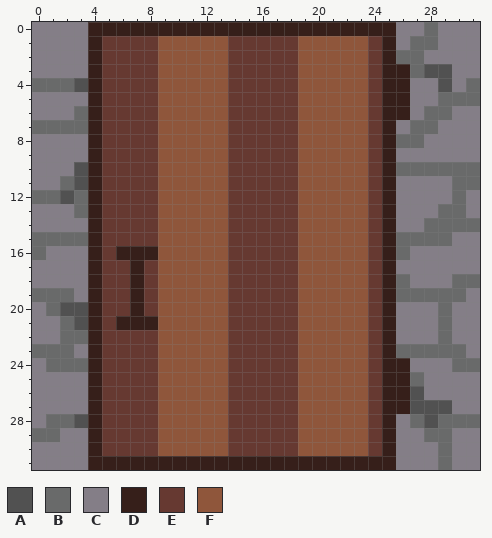
Two versions of one pixel-art sprite, src/assets/door_closed_background.png. Above, as it was before the edit.
The file is 32x32 pixels.
Palette (. is transparent): A #515151  B #696a6a  C #847e87  D #361f1a  E #663931  F #8f563b
Pixels before, first column x 0:
 0 CCCCDDDDDDDDDDDDDDDDDDDDDDCCBCCC
 1 CCCCDEEEEFFFFFEEEEEFFFFFEDCBBCCC
 2 CCCCDEEEEFFFFFEEEEEFFFFFEDBBCCCC
 3 CCCCDEEEEFFFFFEEEEEFFFFFEDDBAACC
 4 BBBADEEEEFFFFFEEEEEFFFFFEDDCCACB
 5 CCCCDEEEEFFFFFEEEEEFFFFFEDDCCBBB
 6 CCCBDEEEEFFFFFEEEEEFFFFFEDDCBBCC
 7 BBBBDEEEEFFFFFEEEEEFFFFFEDCBBCCC
 8 CCCCDEEEEFFFFFEEEEEFFFFFEDBBCCCC
 9 CCCCDEEEEFFFFFEEEEEFFFFFEDCCCCCC
10 CCCADEEEEFFFFFEEEEEFFFFFEDBBBBBB
11 CCBADEEEEFFFFFEEEEEFFFFFEDCCCCBB
12 BBABDEEEEFFFFFEEEEEFFFFFEDCCCCBC
13 CCCBDEEEEFFFFFEEEEEFFFFFEDCCCBBC
14 CCCCDEEEEFFFFFEEEEEFFFFFEDCCBBBB
15 BBBBDEEEEFFFFFEEEEEFFFFFEDBBBBCC
16 BCCCDEDDDFFFFFEEEEEFFFFFEDBCCCCC
17 CCCCDEEDEFFFFFEEEEEFFFFFEDCCCCCC
18 CCCCDEEDEFFFFFEEEEEFFFFFEDBCCCBB
19 BBBCDEEDEFFFFFEEEEEFFFFFEDBBBBBC
20 CBAADEEDEFFFFFEEEEEFFFFFEDCCCBCC
21 CCBADEDDDFFFFFEEEEEFFFFFEDCCCBCC
22 CCBBDEEEEFFFFFEEEEEFFFFFEDCCCBCC
23 BBBCDEEEEFFFFFEEEEEFFFFFEDBBBBBC
24 CBBBDEEEEFFFFFEEEEEFFFFFEDDCCCBB
25 CCCCDEEEEFFFFFEEEEEFFFFFEDDBCCCC
26 CCCCDEEEEFFFFFEEEEEFFFFFEDDACCCC
27 CCCCDEEEEFFFFFEEEEEFFFFFEDDAAACC
28 CBBADEEEEFFFFFEEEEEFFFFFEDCBABBB
29 BBCCDEEEEFFFFFEEEEEFFFFFEDCCBBCC
30 CCCCDEEEEFFFFFEEEEEFFFFFEDCCCBCC
31 CCCCDDDDDDDDDDDDDDDDDDDDDDCCCBCC
Now the later version:
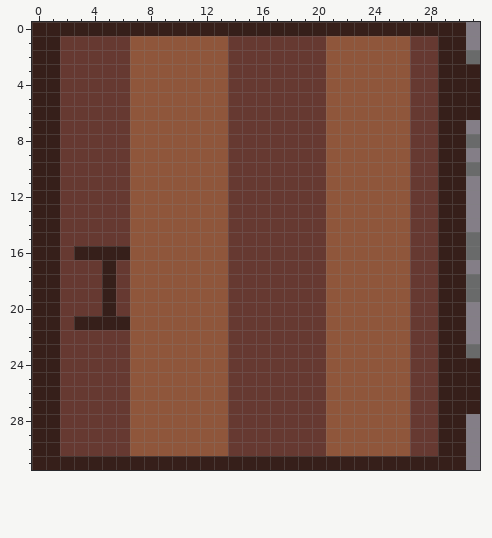
What changed:
Changed rows in their new state; - is an unchanged pixel.
first column x 0:
 0 DDDD----------------------DDDDD-
 1 DDEEE--FF----------EE---FFFEEDD-
 2 DDEEE--FF----------EE---FFFEEDDB
 3 DDEEE--FF----------EE---FFFEEDDD
 4 DDEEE--FF----------EE---FFFEEDDD
 5 DDEEE--FF----------EE---FFFEEDDD
 6 DDEEE--FF----------EE---FFFEEDDD
 7 DDEEE--FF----------EE---FFFEEDD-
 8 DDEEE--FF----------EE---FFFEEDDB
 9 DDEEE--FF----------EE---FFFEEDD-
10 DDEEE--FF----------EE---FFFEEDD-
11 DDEEE--FF----------EE---FFFEEDDC
12 DDEEE--FF----------EE---FFFEEDD-
13 DDEEE--FF----------EE---FFFEEDD-
14 DDEEE--FF----------EE---FFFEEDDC
15 DDEEE--FF----------EE---FFFEEDDB
16 DDED-D-FF----------EE---FFFEEDDB
17 DDEEED-FF----------EE---FFFEEDD-
18 DDEEED-FF----------EE---FFFEEDD-
19 DDEEED-FF----------EE---FFFEEDDB
20 DDEEED-FF----------EE---FFFEEDD-
21 DDED-D-FF----------EE---FFFEEDD-
22 DDEEE--FF----------EE---FFFEEDD-
23 DDEEE--FF----------EE---FFFEEDDB
24 DDEEE--FF----------EE---FFFEEDDD
25 DDEEE--FF----------EE---FFFEEDDD
26 DDEEE--FF----------EE---FFFEEDDD
27 DDEEE--FF----------EE---FFFEEDDD
28 DDEEE--FF----------EE---FFFEEDDC
29 DDEEE--FF----------EE---FFFEEDD-
30 DDEEE--FF----------EE---FFFEEDD-
31 DDDD----------------------DDDDD-
